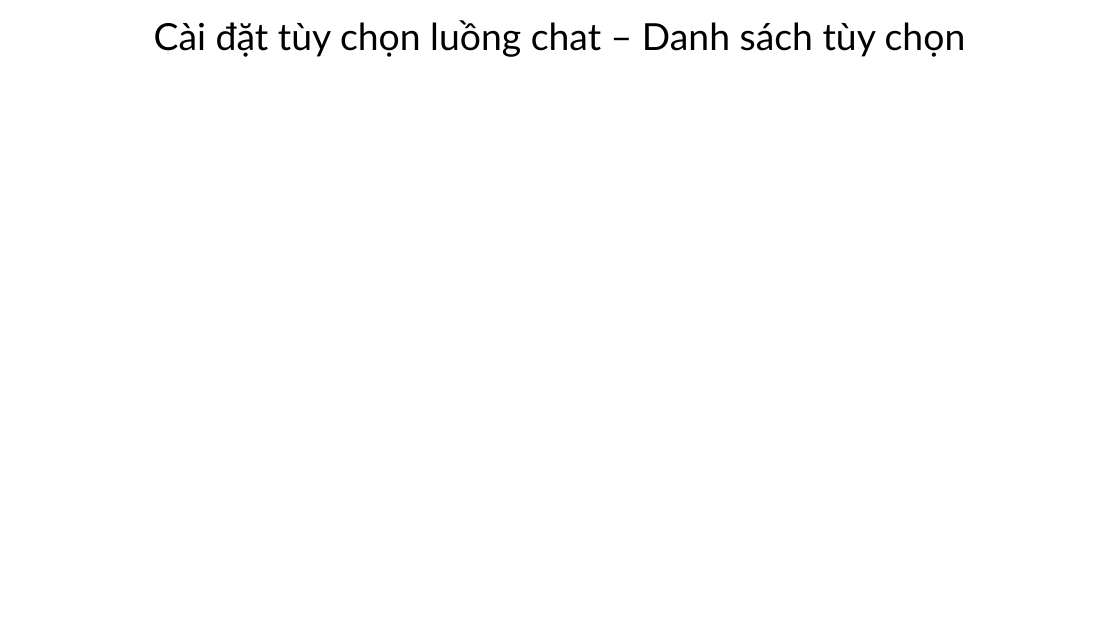
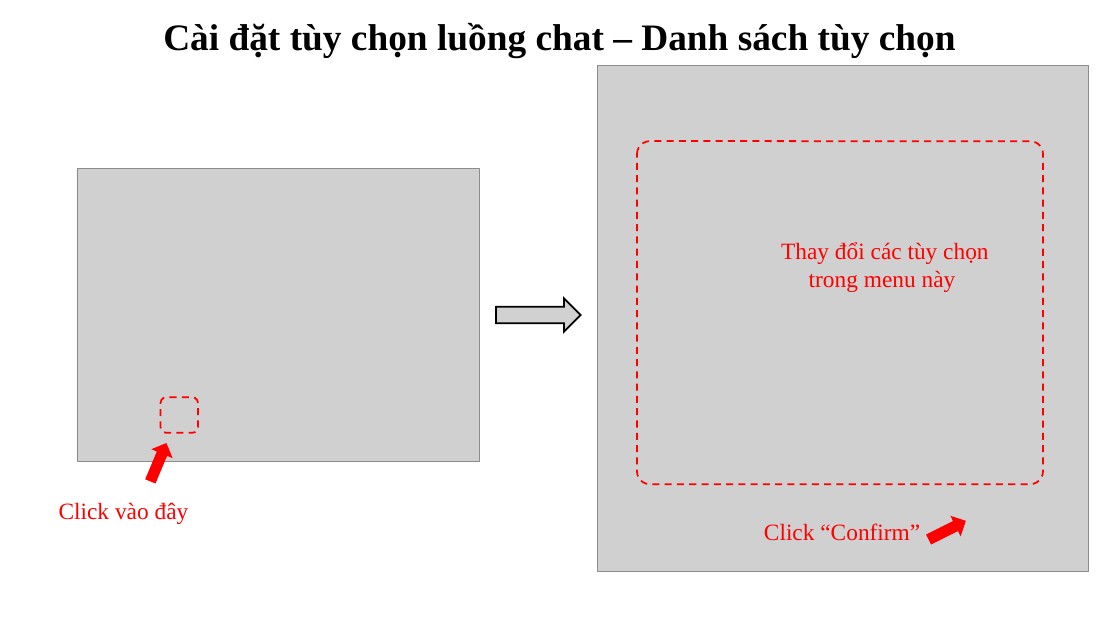
Before and after one commit to ngovanuc/Vietnamese_History_Chatbot, a slide deck: slide 39 of documents/slide bao cao.pptx. Drawn at 1120x630 pixels with LibreOffice and Linux fonts; fonts in the diff are those of the drawing; grey boxes stand for pictures. Boxes give left, top, right and bottom in pixels: in the first picture for what was removed or moved away, otherwise in the second. Text is boxed around its words. In the diff, an @@ line names an element or a change of style, - is before the commit and + after.

```diff
--- a/documents/slide bao cao.pptx
+++ b/documents/slide bao cao.pptx
@@ title "Cài đặt tùy chọn luồng ..." at bbox=[163, 22, 956, 57]: font Lato to Times New Roman, bold on @@
@@ picture added at bbox=[597, 66, 1089, 572] @@
@@ rounded rectangle added at bbox=[637, 141, 1043, 484], outline #FF0000 1.5 pt dashed @@
@@ picture added at bbox=[77, 169, 480, 461] @@
@@ text added at bbox=[781, 242, 988, 292], 20 pt, text #FF0000 @@
+Thay đổi các tùy chọn trong menu này
@@ right arrow added at bbox=[496, 298, 581, 332], fill #D1D1D1, outline #000000 1.5 pt @@
@@ rounded rectangle added at bbox=[160, 397, 198, 433], outline #FF0000 1.5 pt dashed @@
@@ right arrow added at bbox=[142, 440, 175, 484], fill #FF0000, outline #FF0000 1.5 pt @@
@@ text added at bbox=[59, 502, 189, 524], 20 pt, text #FF0000 @@
+Click vào đây
@@ text added at bbox=[764, 523, 920, 541], 20 pt, text #FF0000 @@
+Click “Confirm”
@@ right arrow added at bbox=[926, 513, 969, 547], fill #FF0000, outline #FF0000 1.5 pt @@
```
Also in this commit, not shown: 37 other slides changed, 4 slides added, 4 slides removed.
